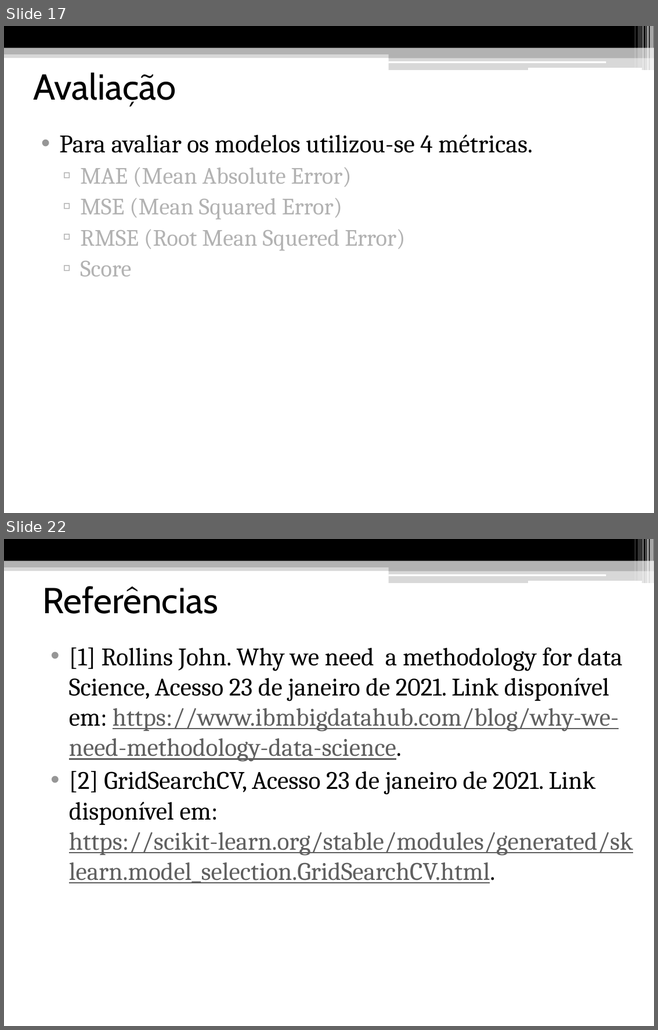
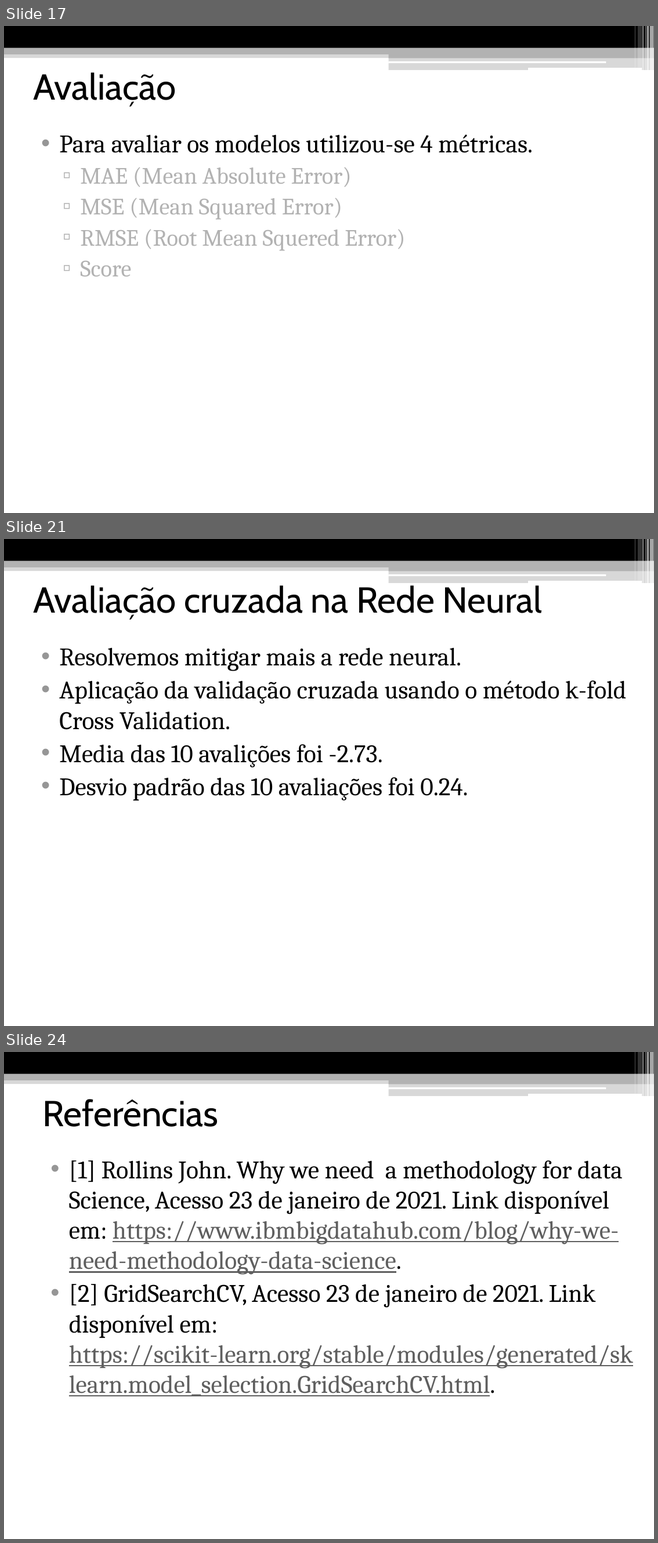
Before and after one commit to nielsencastelo/Analise_dados, a slide deck: Apresentação-Nielsen.pptx. Shown one above the other, each under a label of ours: slides 17 and 22 before the commit, slides 17, 21 and 24 after it; the slides between them are not shown. The pictures are 658x1030 and 658x1543 pixels, drawn with LibreOffice and Linux fonts; fonts in the diff are those of the drawing. Boxes give left, top, right and bottom in pixels: in the first picture for what was removed or moved away, otherwise in the second. Text is boxed around its words. In the diff, an @@ line names an element or a change of style, - is before the commit and + after.

```diff
--- a/Apresentação-Nielsen.pptx
+++ b/Apresentação-Nielsen.pptx
@@ slide 21 added at [4, 539, 654, 1026], background #FFFFFF; not listed: 13 template elements that a slide beside it also shows @@
@@ title added at [34, 585, 542, 620], 40 pt, text #000000 @@
+Avaliação cruzada na Rede Neural
@@ text added at [59, 647, 626, 801], 28 pt, text #000000 @@
+• Resolvemos mitigar mais a rede neural.
+• Aplicação da validação cruzada usando o método k-fold Cross Validation.
+• Media das 10 avalições foi -2.73.
+• Desvio padrão das 10 avaliações foi 0.24.
@@ what was slide 22 is now slide 24 @@
```
Also in this commit, not shown: 4 slides changed, 1 other slide added, 3 other files.
